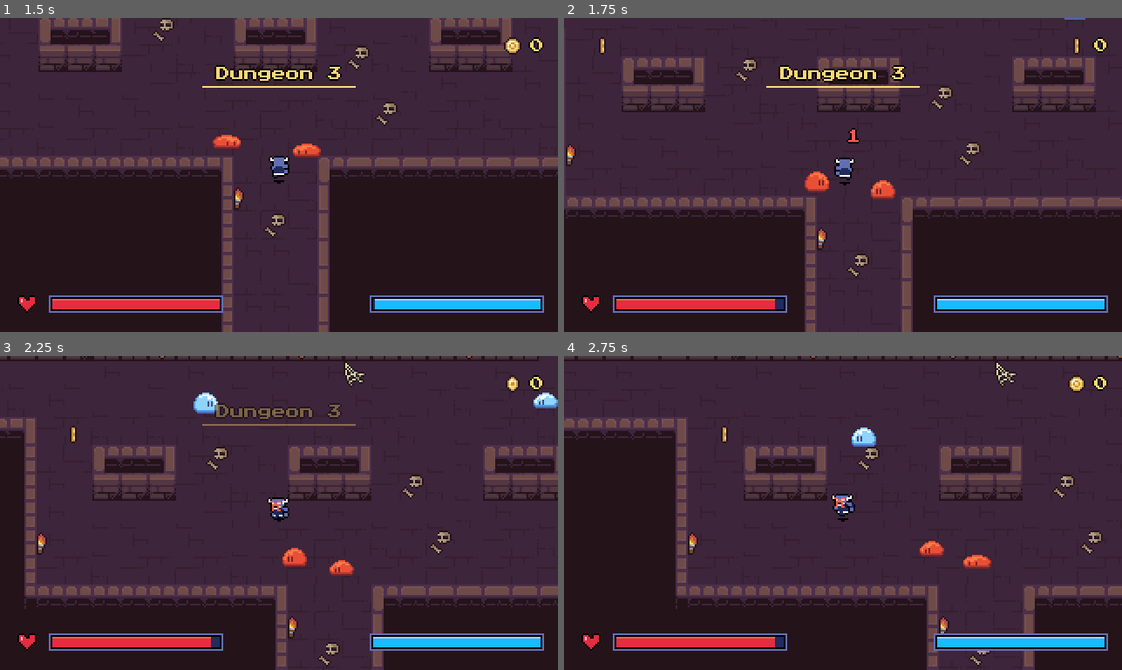
Above: before the commit, frames 1-4 (two rows, left to right).
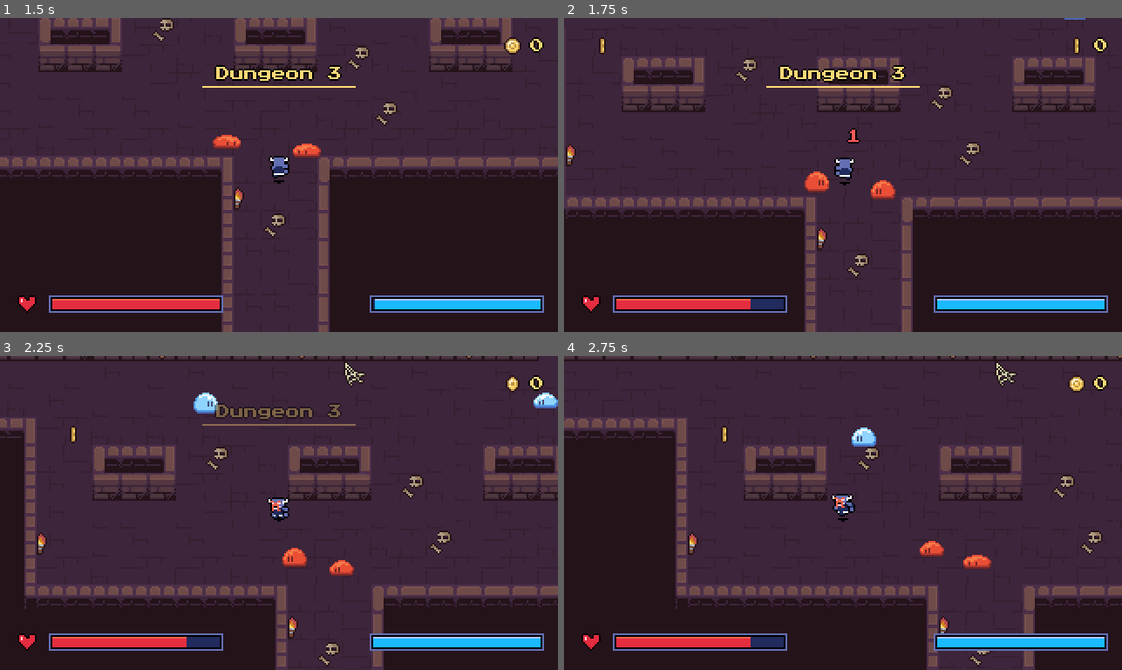
Above: after the commit, the same moments.

Repository: DaEpickid540/haven-2026
Game: Godot game, scene res://Scenes/dungeon_room_3.tscn
Same seed, same stepped clock (60 frames per second), same inputs: the game is played once before the commit and once after it. This scene is started directly instead of the project's main scene.
Inputs (mouse positions are in pixels of both pictures, inside the frame that each line leads up to):
- Up to frame 1 (1.5 s): move the mouse to (251, 237) at 0.52 s; hold Up (up) from 0.53 s (still down); tap F (attack) at 0.6 s; click (251, 237) at 0.67 s; move the mouse to (446, 222) at 1.27 s; tap Shift (dash) at 1.35 s
- Up to frame 2 (1.75 s): keep holding Up (up)
- Up to frame 3 (2.25 s): move the mouse to (111, 465) at 2.02 s; release Up (up) at 2.03 s; hold Left (left) from 2.03 s (still down); hold E (interact) from 2.03 s (still down)
- Up to frame 4 (2.75 s): keep holding Left (left); keep holding E (interact)

Frame 1 is identical in both runs. In frame 2, 0.1% of the frame differs, in the area x 33-38%, y 89-93%; in frame 3, 0.1%; in frame 4, 0.1%.

Commit message:
AGHAAGH

Diff:
--- a/Scripts/player_stats.gd
+++ b/Scripts/player_stats.gd
@@ -13,7 +13,7 @@
 const STAMINA_PER_LEVEL := 25.0
 const BASE_MOVE_SPEED := 100.0
 const SPEED_PER_LEVEL := 10.0
-const BASE_MAX_HEALTH := 20
+const BASE_MAX_HEALTH := 5
 const HEALTH_PER_LEVEL := 1
 
 var coins := 0
--- a/boss_green.gd
+++ b/boss_green.gd
@@ -58,7 +58,6 @@
 			animated_sprite_2d.scale.x = sign(dir_x) * abs(animated_sprite_2d.scale.x)
 
 	move_and_slide()
-	damage_overlapping_player()
 
 func execute_pound_attack() -> void:
 	is_attacking = true
